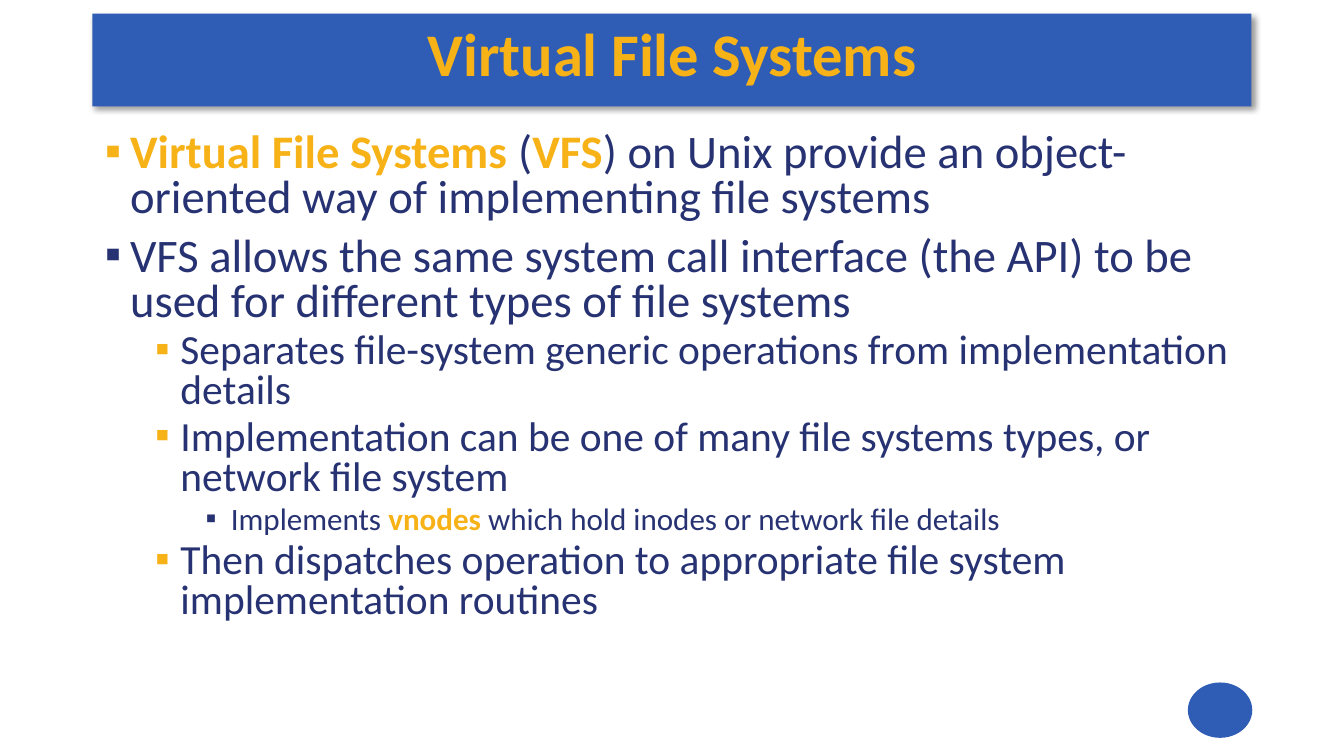
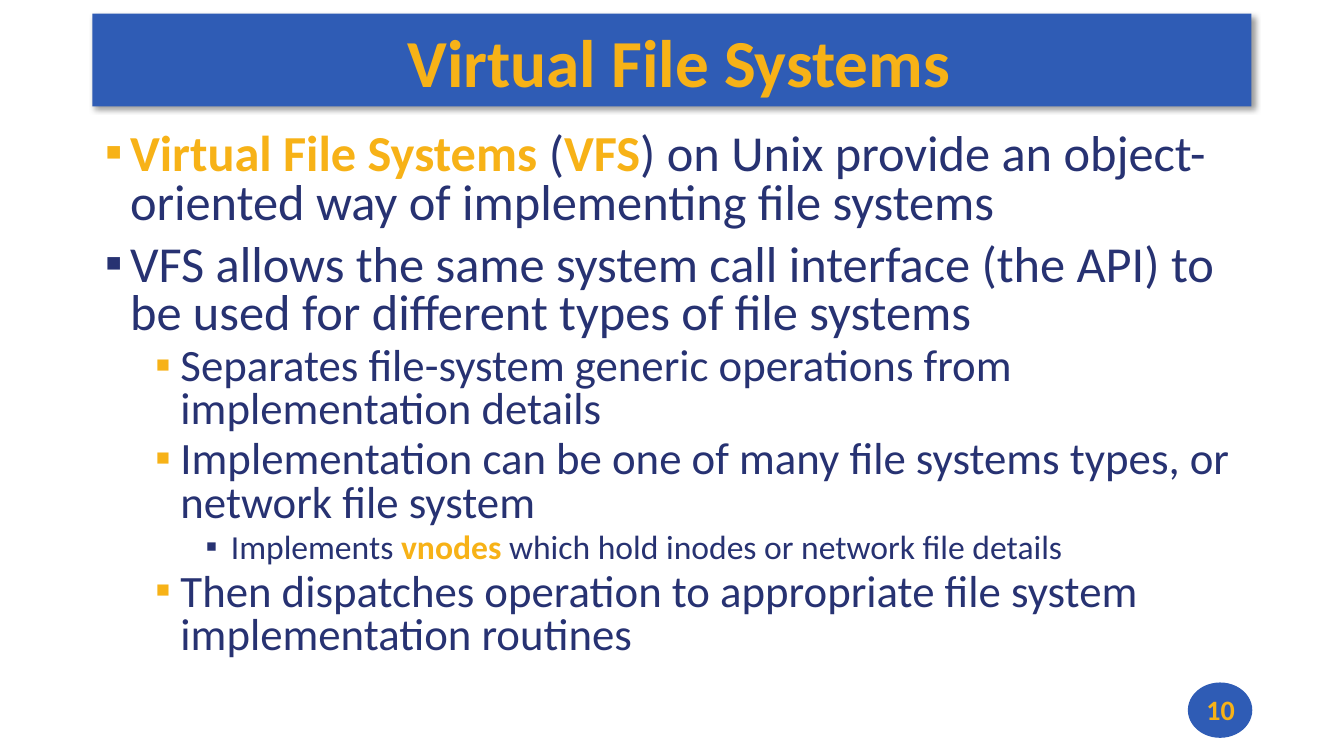
Before and after one commit to andrewt0301/hse-acos-course, a slide deck: slide 10 of docs/part2os/07_Synch/OS_Lecture_07.pptx. Drawn at 1344x756 pixels with LibreOffice and Linux fonts; fonts in the diff are those of the drawing. Boxes give left, top, right and bottom in pixels: in the first picture for what was removed or moved away, otherwise in the second. Text is boxed around its words. In the diff, an @@ line names an element or a change of style, - is before the commit and + after.

```diff
--- a/docs/part2os/07_Synch/OS_Lecture_07.pptx
+++ b/docs/part2os/07_Synch/OS_Lecture_07.pptx
@@ title "Virtual File Systems": place and size @@
-title "Virtual File Systems" at <box>428,33,916,86</box>
+title "Virtual File Systems" at <box>407,40,950,98</box>
@@ title "Virtual File Systems" at <box>407,40,950,98</box>: size 43.2 to 48 pt @@
@@ text "Virtual File Systems (VFS) on ..." at <box>130,134,1229,658</box>: size 33.3 to 36 pt in "Virtual File Systems (VFS) on Unix provide ...", "VFS allows the same system call interface ..."; size 29.6 to 32 pt in "Separates file-system generic operations from implementation ...", "Implementation can be one of many file ...", "Then dispatches operation to appropriate file system ..."; size 22.2 to 24 pt in "Implements vnodes which hold inodes or network ..." @@
@@ page number added at <box>1206,701,1234,720</box>, 20 pt, text #F7B217, bold @@
+10
```
Also in this commit, not shown: 38 other slides changed, 1 other file.
